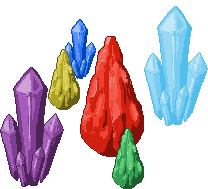
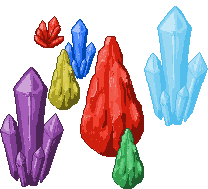
Layered file, before and after one edit (w=208, h=189). Changes by layer:
added layer "red-small" over [34, 16, 64, 48]
